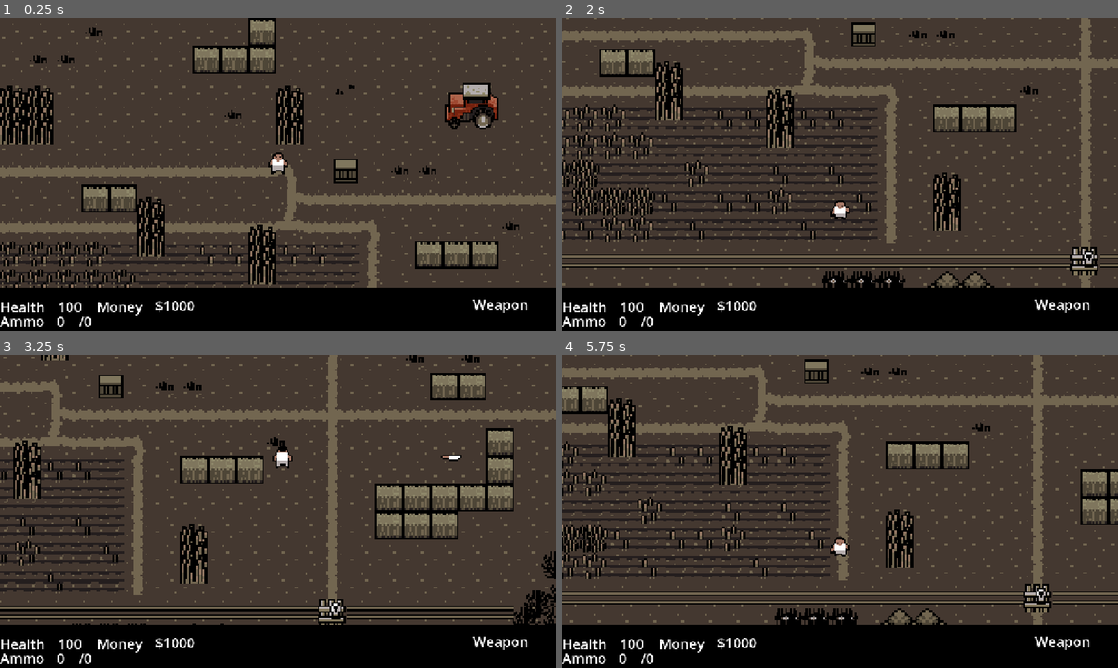
Above: before the commit, frames 1-4 (two rows, left to right).
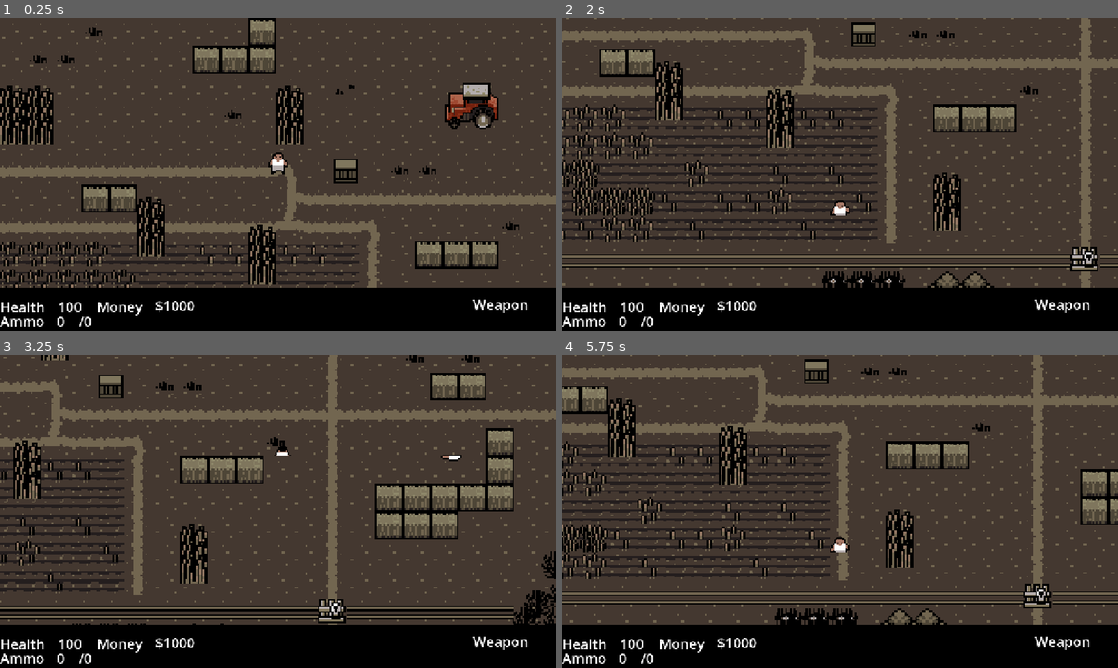
Above: after the commit, the same moments.

Repository: AmosMaddux/RogueZombies
Game: Godot game, scene res://scenes/main.tscn
Same seed, same stepped clock (60 frames per second), same inputs: the game is played once before the commit and once after it.
Inputs (mouse positions are in pixels of both pictures, inside the frame that each line leads up to):
- Up to frame 1 (0.25 s): no input
- Up to frame 2 (2 s): tap Enter at 0.5 s; move the mouse to (962, 158) at 0.52 s; hold D (walk_right) 0.53-1.28 s; click (962, 158) at 0.6 s; move the mouse to (728, 190) at 1.27 s; hold S (walk_down) from 1.28 s (still down); click (728, 190) at 1.35 s
- Up to frame 3 (3.25 s): move the mouse to (333, 442) at 2.02 s; release S (walk_down) at 2.03 s; hold D (walk_right) 2.03-2.78 s; tap F (buy) at 2.1 s; click (333, 442) at 2.3 s; move the mouse to (250, 574) at 2.77 s; hold W (walk_up) from 2.78 s (still down); tap E (next_weapon) at 2.85 s; click (250, 574) at 3.05 s
- Up to frame 4 (5.75 s): move the mouse to (1006, 558) at 3.52 s; release W (walk_up) at 3.53 s; hold A (walk_left) 3.53-5.03 s; tap Q (previous_weapon) at 3.6 s; click (1006, 558) at 3.8 s; move the mouse to (673, 464) at 4.27 s; click (673, 464) at 4.35 s; move the mouse to (867, 511) at 5.02 s; hold S (walk_down) from 5.03 s (still down); click (867, 511) at 5.1 s

The runs differ from the first frame. In frame 1, less than 0.1% of the frame differs, in the area x 72-73%, y 72-74%; in frame 2, less than 0.1%; in frame 3, 0.1%, in the area x 49-62%, y 32-87%; in frame 4, less than 0.1%.

Commit message:
Last Sync: 2026-03-31 14:07 (Mobile)

Diff:
--- a/scenes/main.tscn
+++ b/scenes/main.tscn
@@ -19,16 +19,11 @@
 
 [node name="HUD" parent="." unique_id=1773076948 instance=ExtResource("6_tefeu")]
 
-[node name="Player" parent="." unique_id=768004286 instance=ExtResource("2_sugp2")]
-unique_name_in_owner = true
-position = Vector2(417, 330)
-money = 1000
-
 [node name="NavigationRegion2D" type="NavigationRegion2D" parent="." unique_id=624919548 groups=["nav"]]
+y_sort_enabled = true
 navigation_polygon = SubResource("NavigationPolygon_o6xl0")
 
 [node name="Terrain" parent="NavigationRegion2D" unique_id=1159906809 instance=ExtResource("1_0wfyh")]
-y_sort_enabled = true
 
 [node name="Gate" parent="NavigationRegion2D" unique_id=211598144 instance=ExtResource("6_tipki")]
 position = Vector2(733, 344)
@@ -50,6 +45,11 @@
 
 [node name="Gate7" parent="NavigationRegion2D" unique_id=587782316 instance=ExtResource("6_tipki")]
 position = Vector2(217, 569)
+
+[node name="Player" parent="NavigationRegion2D" unique_id=768004286 instance=ExtResource("2_sugp2")]
+unique_name_in_owner = true
+position = Vector2(417, 330)
+money = 1000
 
 [node name="Pickups" type="Node" parent="." unique_id=1731698991]
 
--- /dev/null
+++ b/scenes/skinny_enemy.tscn
@@ -0,0 +1,149 @@
+[gd_scene format=3 uid="uid://bvjx7i310k3gr"]
+
+[ext_resource type="Script" uid="uid://4u7ehb6l1kcy" path="res://scripts/skinny_enemy.gd" id="1_xh6oc"]
+[ext_resource type="Texture2D" uid="uid://cw8nnewnorr6s" path="res://Zombie Apocalypse Tileset/Zombie Apocalypse Tileset/Organized separated sprites/Damaged Skinny Zombie Animation Frames/Zombie-Tileset---_0404_Capa-405.png" id="3_v86dr"]
+[ext_resource type="Texture2D" uid="uid://buacr4p5igag7" path="res://Zombie Apocalypse Tileset/Zombie Apocalypse Tileset/Organized separated sprites/Damaged Skinny Zombie Animation Frames/Zombie-Tileset---_0405_Capa-406.png" id="4_mfr1p"]
+[ext_resource type="Texture2D" uid="uid://drmmthjysasn0" path="res://Zombie Apocalypse Tileset/Zombie Apocalypse Tileset/Organized separated sprites/Blood Animation Frames/Zombie-Tileset---_0379_Capa-380.png" id="5_rcwx6"]
+[ext_resource type="Texture2D" uid="uid://bvmaucelt0k2t" path="res://Zombie Apocalypse Tileset/Zombie Apocalypse Tileset/Organized separated sprites/Blood Animation Frames/Zombie-Tileset---_0380_Capa-381.png" id="6_b3iat"]
+[ext_resource type="Texture2D" uid="uid://b0jy4vtldvpj6" path="res://Zombie Apocalypse Tileset/Zombie Apocalypse Tileset/Organized separated sprites/Blood Animation Frames/Zombie-Tileset---_0381_Capa-382.png" id="7_2d1be"]
+[ext_resource type="Texture2D" uid="uid://cofak1boi3q06" path="res://Zombie Apocalypse Tileset/Zombie Apocalypse Tileset/Organized separated sprites/Blood Animation Frames/Zombie-Tileset---_0382_Capa-383.png" id="8_o8fvb"]
+[ext_resource type="Texture2D" uid="uid://bpbso3flny5mo" path="res://Zombie Apocalypse Tileset/Zombie Apocalypse Tileset/Organized separated sprites/Blood Animation Frames/Zombie-Tileset---_0383_Capa-384.png" id="9_jn4w5"]
+[ext_resource type="Texture2D" uid="uid://qechktnpj1f1" path="res://Zombie Apocalypse Tileset/Zombie Apocalypse Tileset/Organized separated sprites/Big Zombie Walking Animation Frames/Zombie-Tileset---_0412_Capa-413.png" id="10_aobtn"]
+[ext_resource type="Texture2D" uid="uid://b5sikawly0ddo" path="res://Zombie Apocalypse Tileset/Zombie Apocalypse Tileset/Organized separated sprites/Skinny Walking Zombie Animation/Zombie-Tileset---_0394_Capa-395.png" id="11_dqs5y"]
+[ext_resource type="Texture2D" uid="uid://b4oxvvmqpvaqr" path="res://Zombie Apocalypse Tileset/Zombie Apocalypse Tileset/Organized separated sprites/Skinny Walking Zombie Animation/Zombie-Tileset---_0395_Capa-396.png" id="12_rcwx6"]
+[ext_resource type="Texture2D" uid="uid://cun6hjelwdhvc" path="res://Zombie Apocalypse Tileset/Zombie Apocalypse Tileset/Organized separated sprites/Skinny Walking Zombie Animation/Zombie-Tileset---_0396_Capa-397.png" id="13_b3iat"]
+[ext_resource type="Texture2D" uid="uid://bbor04gkrm33k" path="res://Zombie Apocalypse Tileset/Zombie Apocalypse Tileset/Organized separated sprites/Skinny Walking Zombie Animation/Zombie-Tileset---_0397_Capa-398.png" id="14_2d1be"]
+[ext_resource type="Texture2D" uid="uid://y5qh6uioyxs4" path="res://Zombie Apocalypse Tileset/Zombie Apocalypse Tileset/Organized separated sprites/Skinny Walking Zombie Animation/Zombie-Tileset---_0398_Capa-399.png" id="15_o8fvb"]
+[ext_resource type="Texture2D" uid="uid://bbsvnrbg1lphx" path="res://Zombie Apocalypse Tileset/Zombie Apocalypse Tileset/Organized separated sprites/Skinny Walking Zombie Animation/Zombie-Tileset---_0399_Capa-400.png" id="16_jn4w5"]
+[ext_resource type="Texture2D" uid="uid://d2yx01k2rf4ln" path="res://Zombie Apocalypse Tileset/Zombie Apocalypse Tileset/Organized separated sprites/Skinny Walking Zombie Animation/Zombie-Tileset---_0400_Capa-401.png" id="17_aobtn"]
+[ext_resource type="Texture2D" uid="uid://ygpcnofyt4q7" path="res://Zombie Apocalypse Tileset/Zombie Apocalypse Tileset/Organized separated sprites/Skinny Walking Zombie Animation/Zombie-Tileset---_0401_Capa-402.png" id="18_mlocf"]
+[ext_resource type="Texture2D" uid="uid://b6hxggs845wkh" path="res://Zombie Apocalypse Tileset/Zombie Apocalypse Tileset/Organized separated sprites/Skinny Walking Zombie Animation/Zombie-Tileset---_0402_Capa-403.png" id="19_vmyjt"]
+
+[sub_resource type="SpriteFrames" id="SpriteFrames_md0e3"]
+animations = [{
+"frames": [{
+"duration": 1.0,
+"texture": ExtResource("3_v86dr")
+}, {
+"duration": 1.0,
+"texture": ExtResource("4_mfr1p")
+}, {
+"duration": 1.0,
+"texture": ExtResource("3_v86dr")
+}, {
+"duration": 1.0,
+"texture": ExtResource("4_mfr1p")
+}, {
+"duration": 1.0,
+"texture": ExtResource("3_v86dr")
+}, {
+"duration": 1.0,
+"texture": ExtResource("4_mfr1p")
+}],
+"loop": false,
+"name": &"damage_idle",
+"speed": 10.0
+}, {
+"frames": [{
+"duration": 1.0,
+"texture": ExtResource("5_rcwx6")
+}, {
+"duration": 1.0,
+"texture": ExtResource("6_b3iat")
+}, {
+"duration": 1.0,
+"texture": ExtResource("7_2d1be")
+}, {
+"duration": 1.0,
+"texture": ExtResource("8_o8fvb")
+}, {
+"duration": 1.0,
+"texture": ExtResource("9_jn4w5")
+}],
+"loop": false,
+"name": &"die",
+"speed": 10.0
+}, {
+"frames": [{
+"duration": 1.0,
+"texture": ExtResource("10_aobtn")
+}],
+"loop": true,
+"name": &"idle",
+"speed": 5.0
+}, {
+"frames": [{
+"duration": 1.0,
+"texture": ExtResource("11_dqs5y")
+}, {
+"duration": 1.0,
+"texture": ExtResource("12_rcwx6")
+}, {
+"duration": 1.0,
+"texture": ExtResource("11_dqs5y")
+}, {
+"duration": 1.0,
+"texture": ExtResource("13_b3iat")
+}],
+"loop": true,
+"name": &"walk_down",
+"speed": 5.0
+}, {
+"frames": [{
+"duration": 1.0,
+"texture": ExtResource("14_2d1be")
+}, {
+"duration": 1.0,
+"texture": ExtResource("15_o8fvb")
+}, {
+"duration": 1.0,
+"texture": ExtResource("14_2d1be")
+}, {
+"duration": 1.0,
+"texture": ExtResource("16_jn4w5")
+}],
+"loop": true,
+"name": &"walk_left",
+"speed": 5.0
+}, {
+"frames": [{
+"duration": 1.0,
+"texture": ExtResource("17_aobtn")
+}, {
+"duration": 1.0,
+"texture": ExtResource("18_mlocf")
+}, {
+"duration": 1.0,
+"texture": ExtResource("17_aobtn")
+}, {
+"duration": 1.0,
+"texture": ExtResource("19_vmyjt")
+}],
+"loop": true,
+"name": &"walk_up",
+"speed": 5.0
+}]
+
+[sub_resource type="CircleShape2D" id="CircleShape2D_shcg2"]
+radius = 7.0
+
+[node name="SkinnyEnemy" type="CharacterBody2D" unique_id=1152867235 groups=["enemy"]]
+y_sort_enabled = true
+scale = Vector2(0.8, 0.8)
+collision_layer = 2
+script = ExtResource("1_xh6oc")
+
+[node name="Visuals" type="Node2D" parent="." unique_id=1730551592]
+
+[node name="AnimatedSprite2D" type="AnimatedSprite2D" parent="Visuals" unique_id=1639234480]
+position = Vector2(0, -7)
+sprite_frames = SubResource("SpriteFrames_md0e3")
+animation = &"walk_down"
+
+[node name="CollisionShape2D" type="CollisionShape2D" parent="." unique_id=622266907]
+position = Vector2(0, -7)
+shape = SubResource("CircleShape2D_shcg2")
+
+[node name="NavigationAgent2D" type="NavigationAgent2D" parent="." unique_id=402544949]
+path_desired_distance = 2.0
+target_desired_distance = 2.0
--- a/scenes/terrain.tscn
+++ b/scenes/terrain.tscn
@@ -978,14 +978,14 @@
 sources/0 = SubResource("TileSetAtlasSource_oqplg")
 
 [node name="Terrain" type="Node2D" unique_id=1159906809]
+y_sort_enabled = true
 
 [node name="Ground" type="TileMapLayer" parent="." unique_id=1312865903]
-z_index = -2
+y_sort_enabled = true
 tile_map_data = PackedByteArray("AAD9//3/AAALAA0AAAD9//7/AAALAA0AAAD9////AAALAA0AAAD9/wAAAAAKAAEAAAD9/wEAAAAOAAEAAAD9/w …(134528 unchanged characters)…
 tile_set = SubResource("TileSet_vjhlg")
 
-[node name="UnderDecor" type="TileMapLayer" parent="." unique_id=1979409548]
-z_index = -1
+[node name="Decor" type="TileMapLayer" parent="." unique_id=1979409548]
 y_sort_enabled = true
 tile_map_data = PackedByteArray("AAAVAA0AAAARAAEAAABCABMAAAARAAIAAABEABEAAAARAAEAAAAxAA0AAAARAAEAAAA+ACIAAAARAAIAAAAkAC …(1824 unchanged characters)…
 tile_set = SubResource("TileSet_vjhlg")
--- /dev/null
+++ b/scripts/skinny_enemy.gd
@@ -0,0 +1,122 @@
+extends CharacterBody2D
+
+
+#Vars
+#Movement vars
+@export var min_speed := 15
+@export var max_speed := 45
+var speed = 30
+const JUMP_VELOCITY = -400.0
+
+#Health Vars
+@export var health = 100
+var is_stunned := false
+var is_alive = true
+
+#Attack Vars
+var is_attacking := false
+@export var min_attack_distance := 40
+@export var damage_amount := 25
+var distance_to_player := 0.0
+
+#Child Nodes
+@onready var animated_sprite_2d: AnimatedSprite2D = $Visuals/AnimatedSprite2D
+@onready var nav_agent: NavigationAgent2D = $NavigationAgent2D
+
+#Other Nodes and Scenes
+@onready var player: Player
+@onready var visuals: Node2D = $Visuals
+
+@export var money_scene: PackedScene
+
+func _ready() -> void:
+	speed = randf_range(min_speed, max_speed)
+	player = get_tree().get_first_node_in_group("player")
+
+
+func _physics_process(delta: float) -> void:
+	if not is_stunned and is_alive:
+		#Check if close enough to attack
+		distance_to_player = global_position.distance_to(player.global_position)
+		if not is_attacking and (distance_to_player < min_attack_distance):
+			start_attack()
+		elif not is_attacking:
+			move()
+
+func animate_damage():
+	animated_sprite_2d.play("damage_idle")
+	await animated_sprite_2d.animation_finished
+	if health <= 0:
+		die()
+	else:
+		is_stunned = false
+
+func animate_walk(direction: Vector2):
+	#Set animation based on primary direction
+	if abs(direction.x) > abs(direction.y):
+		animated_sprite_2d.play("walk_left")
+		visuals.scale.x = -1 if direction.x > 0 else 1
+	else:
+		if direction.y > 0: #Walking down
+			animated_sprite_2d.play("walk_down")
+		else:
+			animated_sprite_2d.play("walk_up")
+
+func die():
+	is_alive = false
+	animated_sprite_2d.play("die")
+	await animated_sprite_2d.animation_finished
+
+	#Instantiate Money object at location
+	var money = money_scene.instantiate()
+	money.global_position = self.global_position
+	get_tree().root.add_child(money)
+	queue_free()
+
+func take_damage(damage_amount: int):
+	is_stunned = true
+	health -= damage_amount
+	print("Ow! " + self.name + " has taken " + str(damage_amount) + " damage! Current health: " + str(health))
+
+	animate_damage()
+
+func move():
+	#Set the target position and move toward the next path location
+	nav_agent.target_position = player.global_position
+	var next_path_pos = nav_agent.get_next_path_position()
+
+	#Get direction vector towards path and normalize
+	var direction = global_position.direction_to(next_path_pos)
+	animate_walk(direction)
+	velocity = direction * speed
+	move_and_slide()
+
+func start_attack():
+	is_attacking = true
+	var x_direction = -1 if velocity.x > 0 else 1
+	print("x_dirction is " + str(x_direction))
+	velocity = Vector2.ZERO
+	var tween = create_tween()
+
+	for i in range(3):
+		#Bulge scale and flash red
+		tween.tween_property(visuals, "scale", Vector2(1.2 * x_direction, 1.2), 0.1).set_trans(Tween.TRANS_QUAD).set_ease(Tween.EASE_OUT)
+		tween.tween_property(animated_sprite_2d, "self_modulate", Color.RED, 0.1)
+		#Snap back to normal size and color
+		tween.tween_property(visuals, "scale", Vector2(1.0 * x_direction, 1.0), 0.05).set_trans(Tween.TRANS_QUAD).set_ease(Tween.EASE_OUT)
+		tween.tween_property(animated_sprite_2d, "self_modulate", Color.WHITE, 0.05)
+
+	#Damage player if still close enough
+	tween.tween_callback(attack)
+
+	#Timeout and reset is_attacking
+	tween.tween_callback(func(): animated_sprite_2d.frame = 0)
+	tween.tween_interval(0.5)
+	tween.tween_callback(func(): is_attacking = false)
+
+func attack():
+	if distance_to_player < min_attack_distance and is_alive:
+		player.take_damage(damage_amount)
+
+func set_vars(health_wave_mod: int):
+	health += health_wave_mod
Not shown, added: scripts/skinny_enemy.gd.uid
